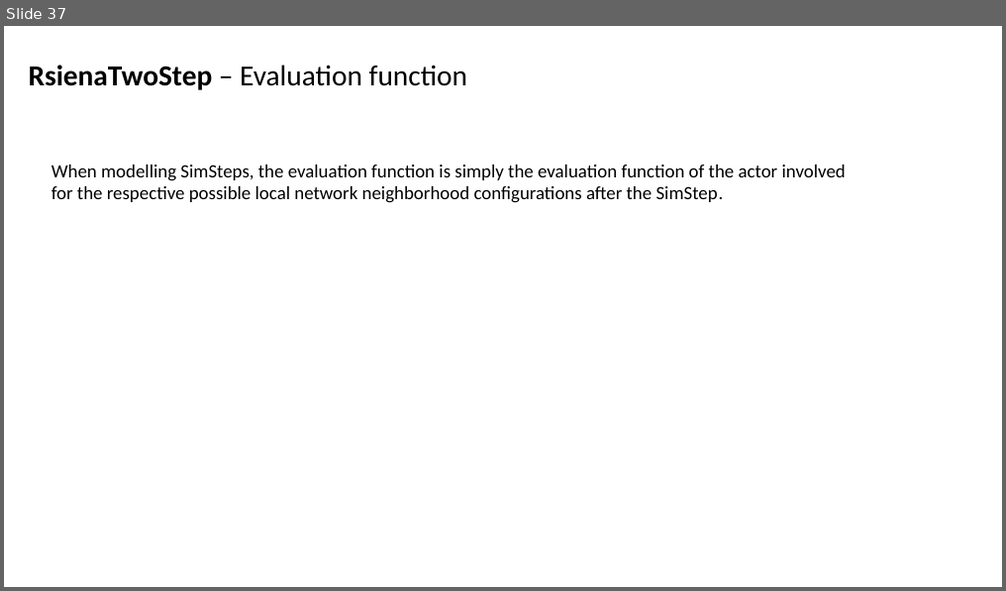
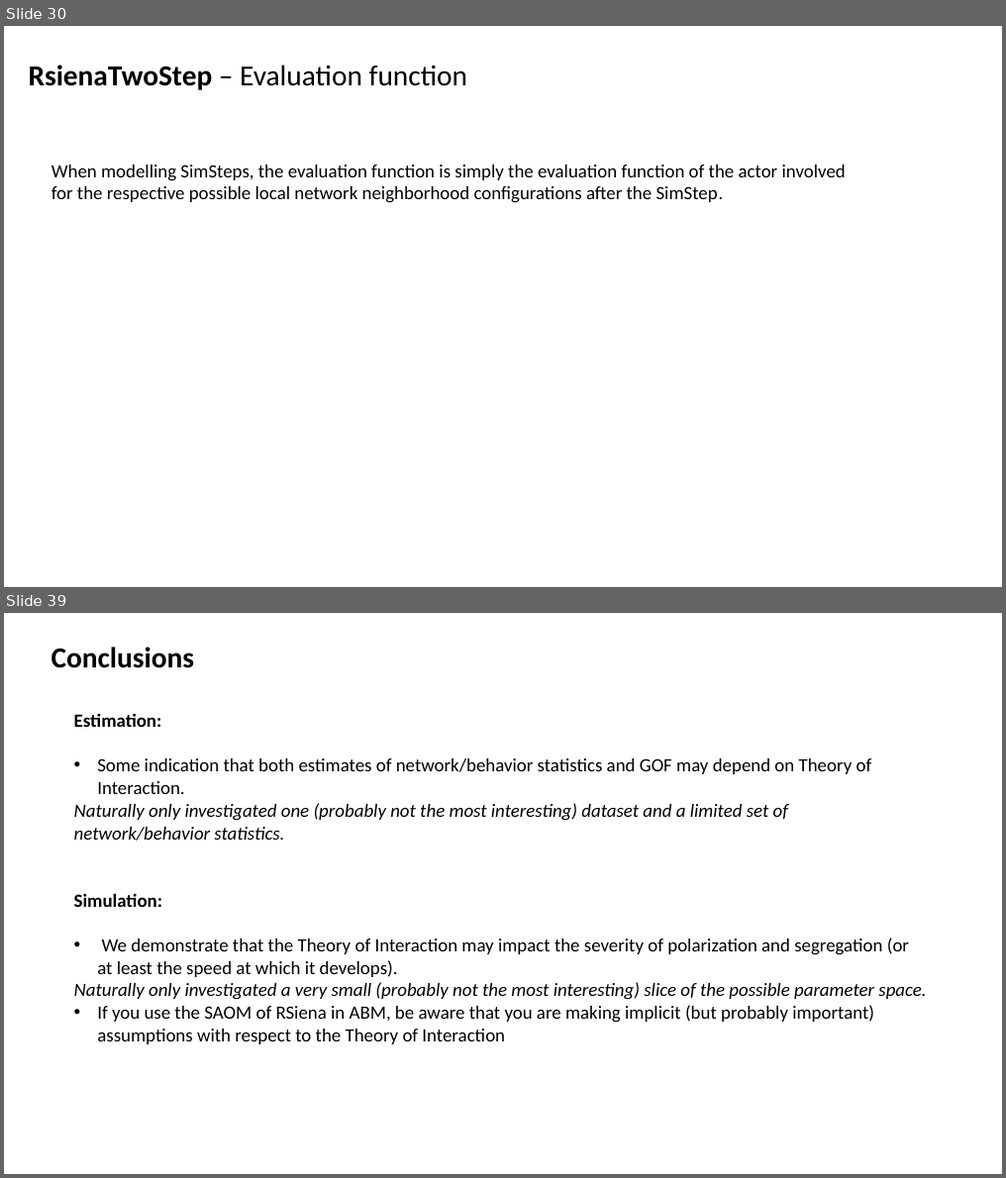
Before and after one commit to Niels-Vullings/RsienaTwoStep, a slide deck: nonbuild/RsienaTwoStep_JT.pptm. Shown one above the other, each under a label of ours: slide 37 before the commit, slides 30 and 39 after it; the slides between them are not shown. The pictures are 1006x591 and 1006x1178 pixels, drawn with LibreOffice and Linux fonts; fonts in the diff are those of the drawing. Boxes give left, top, right and bottom in pixels: in the first picture for what was removed or moved away, otherwise in the second. Text is boxed around its words. In the diff, an @@ line names an element or a change of style, - is before the commit and + after.

Commit message:
behavior

```diff
--- a/nonbuild/RsienaTwoStep_JT.pptm
+++ b/nonbuild/RsienaTwoStep_JT.pptm
@@ slide 39 added at (4, 613, 1002, 1174), background #FFFFFF @@
@@ text added at (52, 647, 195, 668), 28 pt, text #000000, bold @@
+Conclusions
@@ text added at (74, 713, 926, 1045), 18 pt, text #000000 @@
+Estimation:
+• Some indication that both estimates of network/behavior statistics and GOF may depend on Theory of Interaction.
+Naturally only investigated one (probably not the most interesting) dataset and a limited set of network/behavior statistics.
+Simulation:
+• We demonstrate that the Theory of Interaction may impact the severity of polarization and segregation (or at least the speed at which it develops).
+Naturally only investigated a very small (probably not the most interesting) slice of the possible parameter space.
+• If you use the SAOM of RSiena in ABM, be aware that you are making implicit (but probably important) assumptions with respect to the Theory of Interaction
@@ what was slide 37 is now slide 30 @@
```
Also in this commit, not shown: 32 slides changed, 13 other slides added, 14 slides removed, 51 other files.
